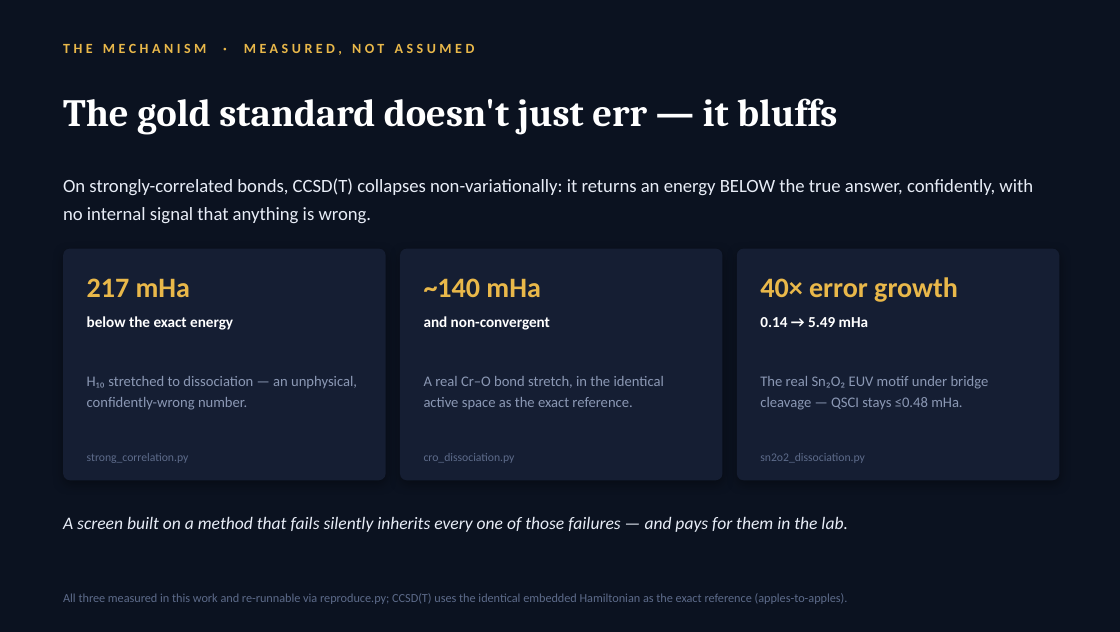
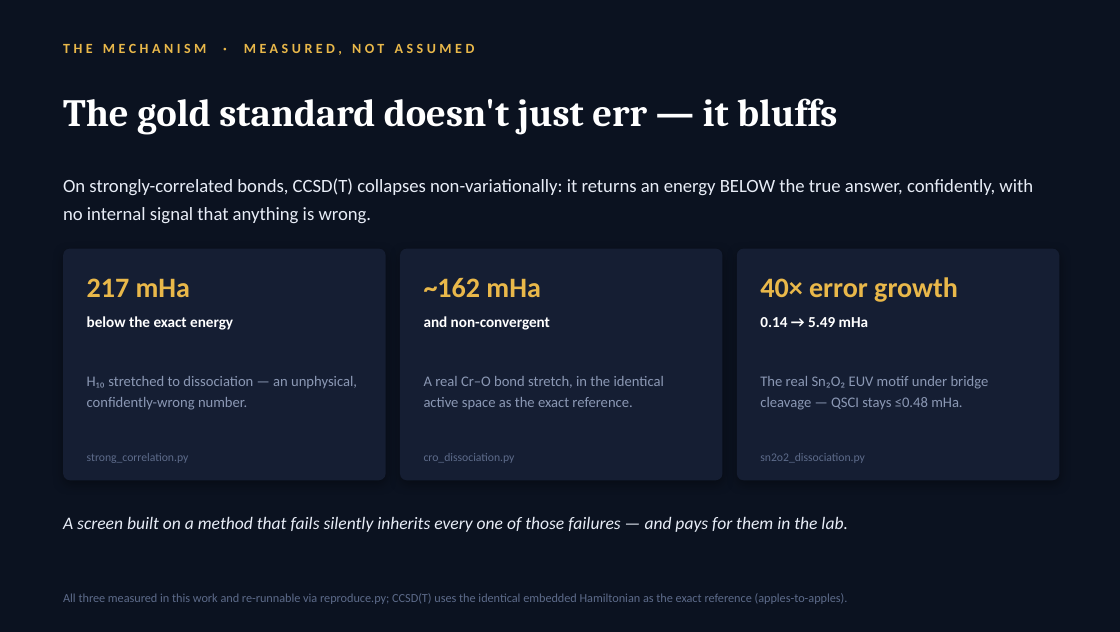
Before and after one commit to christianmetzl/potomac_advancedmaterials, a slide deck: slide 3 of paper/EIGENNEXUS_MATGENQ_Value_Story.pptx. Drawn at 1120x632 pixels with LibreOffice and Linux fonts; fonts in the diff are those of the drawing. Boxes give left, top, right and bottom in pixels: in the first picture for what was removed or moved away, otherwise in the second. Text is boxed around its words. In the diff, an @@ line names an element or a change of style, - is before the commit and + after.

```diff
--- a/paper/EIGENNEXUS_MATGENQ_Value_Story.pptx
+++ b/paper/EIGENNEXUS_MATGENQ_Value_Story.pptx
@@ text at <box>424,278,540,297</box>: text changed @@
-~140 mHa
+~162 mHa
```
Also in this commit, not shown: 3 other slides changed, 11 other files.
